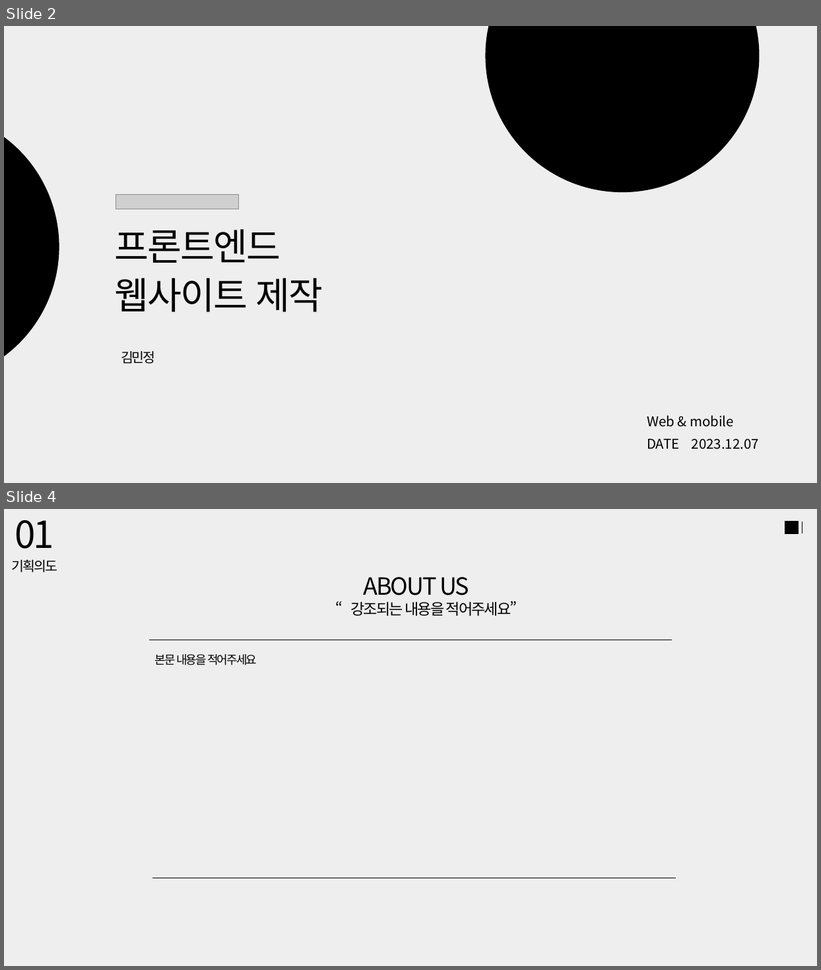
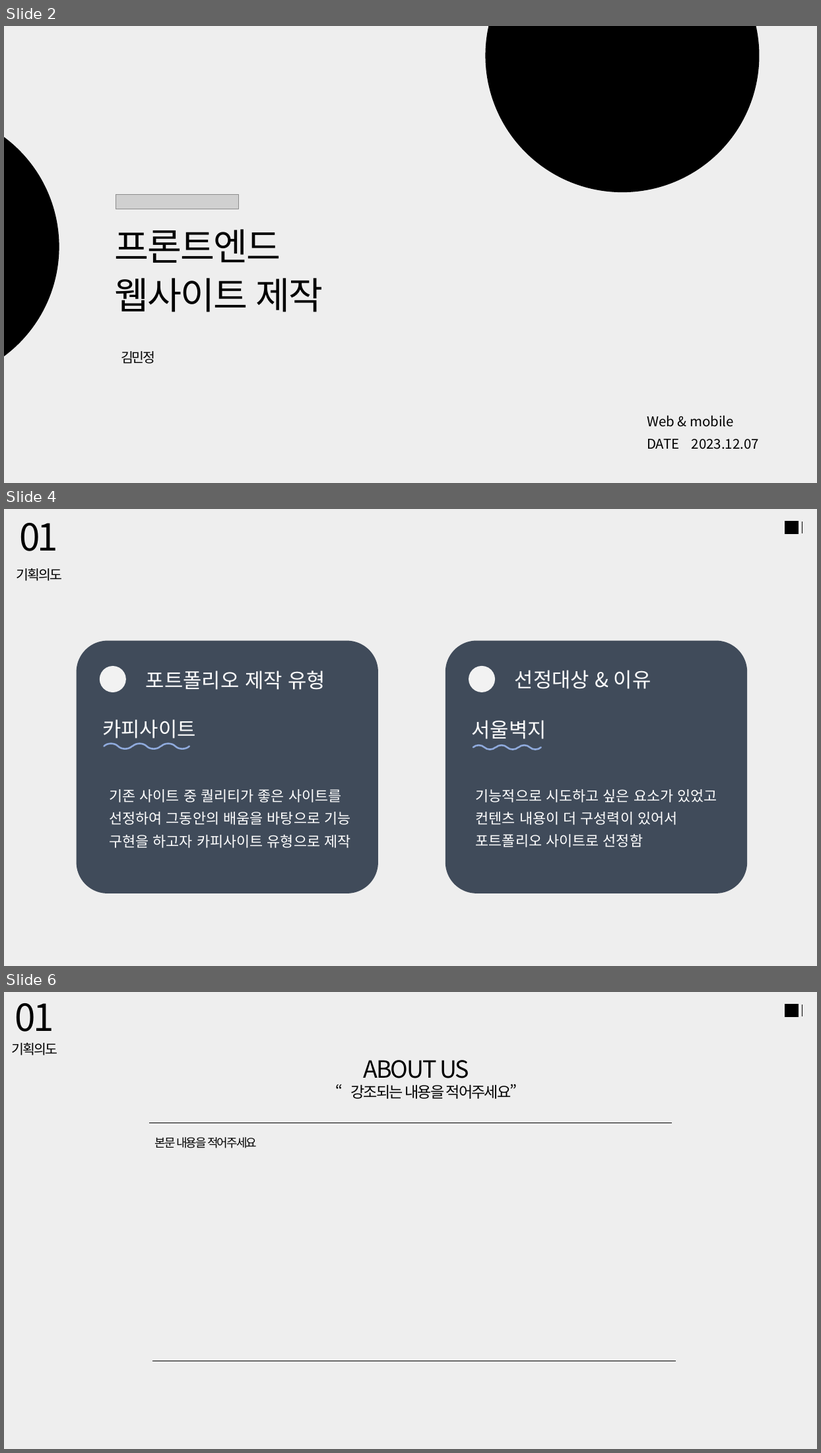
Before and after one commit to minjxx/FED-RF-2023-Project-KMJ, a slide deck: 02.converse_PJ/2차 가이드문서.pptx. Shown one above the other, each under a label of ours: slides 2 and 4 before the commit, slides 2, 4 and 6 after it; the slides between them are not shown. The pictures are 821x970 and 821x1453 pixels, drawn with LibreOffice and Linux fonts; fonts in the diff are those of the drawing; grey boxes stand for pictures. Boxes give left, top, right and bottom in pixels: in the first picture for what was removed or moved away, otherwise in the second. Text is boxed around its words. In the diff, an @@ line names an element or a change of style, - is before the commit and + after.

```diff
--- a/02.converse_PJ/2차 가이드문서.pptx
+++ b/02.converse_PJ/2차 가이드문서.pptx
@@ slide 4 added at <box>4,509,817,966</box>, background #EEEEEE @@
@@ text added at <box>20,523,59,551</box>, 44 pt, text #000000 @@
+01
@@ rectangle added at <box>785,521,798,534</box>, fill #000000, outline #000000 1 pt @@
@@ line added from (803, 533) to (803, 521), #000000 0.5 pt @@
@@ text added at <box>16,568,62,581</box>, 16 pt, text #000000 @@
+기획의도
@@ rounded rectangle added at <box>77,641,378,894</box>, fill #333F50 at 93% opacity @@
@@ rounded rectangle added at <box>446,641,748,894</box>, fill #333F50 at 93% opacity @@
@@ ellipse added at <box>100,666,126,692</box>, fill #F2F2F2 @@
@@ ellipse added at <box>469,666,495,692</box>, fill #F2F2F2 @@
@@ text added at <box>146,671,325,690</box>, 24 pt, text #FFFFFF @@
+포트폴리오 제작 유형
@@ text added at <box>515,670,651,689</box>, 24 pt, text #FFFFFF @@
+선정대상 & 이유
@@ text added at <box>102,720,196,739</box>, 24 pt, text #FFFFFF @@
+카피사이트
@@ text added at <box>471,720,546,739</box>, 24 pt, text #FFFFFF @@
+서울벽지
@@ curved line added from (132, 747) to (104, 747), #8FAADC 2 pt @@
@@ curved line added from (161, 747) to (133, 747), #8FAADC 2 pt @@
@@ curved line added from (189, 747) to (161, 747), #8FAADC 2 pt @@
@@ curved line added from (496, 747) to (473, 747), #8FAADC 2 pt @@
@@ curved line added from (518, 747) to (496, 747), #8FAADC 2 pt @@
@@ curved line added from (541, 747) to (519, 747), #8FAADC 2 pt @@
@@ text added at <box>109,789,350,848</box>, 17 pt, text #FFFFFF @@
+기존 사이트 중 퀄리티가 좋은 사이트를
+선정하여 그동안의 배움을 바탕으로 기능
+구현을 하고자 카피사이트 유형으로 제작
@@ text added at <box>476,789,717,848</box>, 17 pt, text #FFFFFF @@
+기능적으로 시도하고 싶은 요소가 있었고
+컨텐츠 내용이 더 구성력이 있어서 포트폴리오 사이트로 선정함
@@ what was slide 4 is now slide 6 @@
```
Also in this commit, not shown: 1 slide changed, 1 other slide added, 2 other files.
